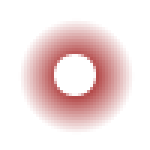
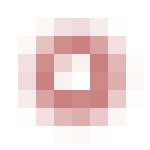
Two versions of the same layered image (w=150, h=150). Layer-by-layer changes:
added layer "pixelated" above "Layer" over bbox(18, 18, 144, 144)
hid "Layer" over bbox(18, 18, 135, 135)
